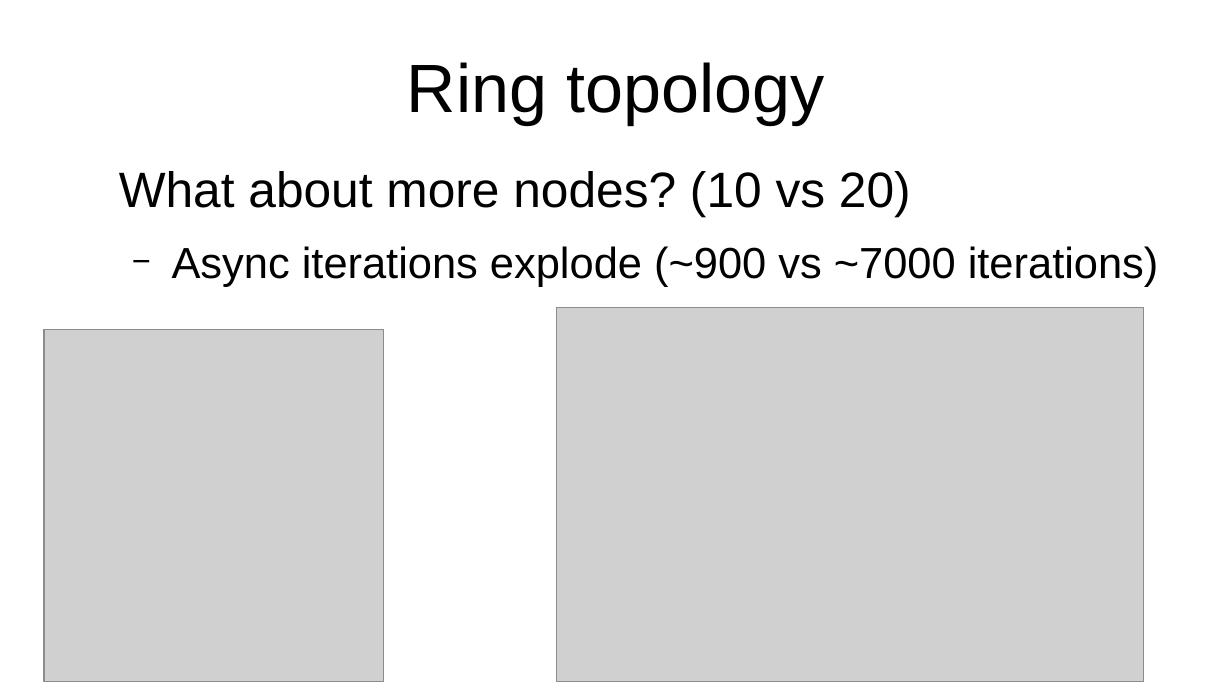
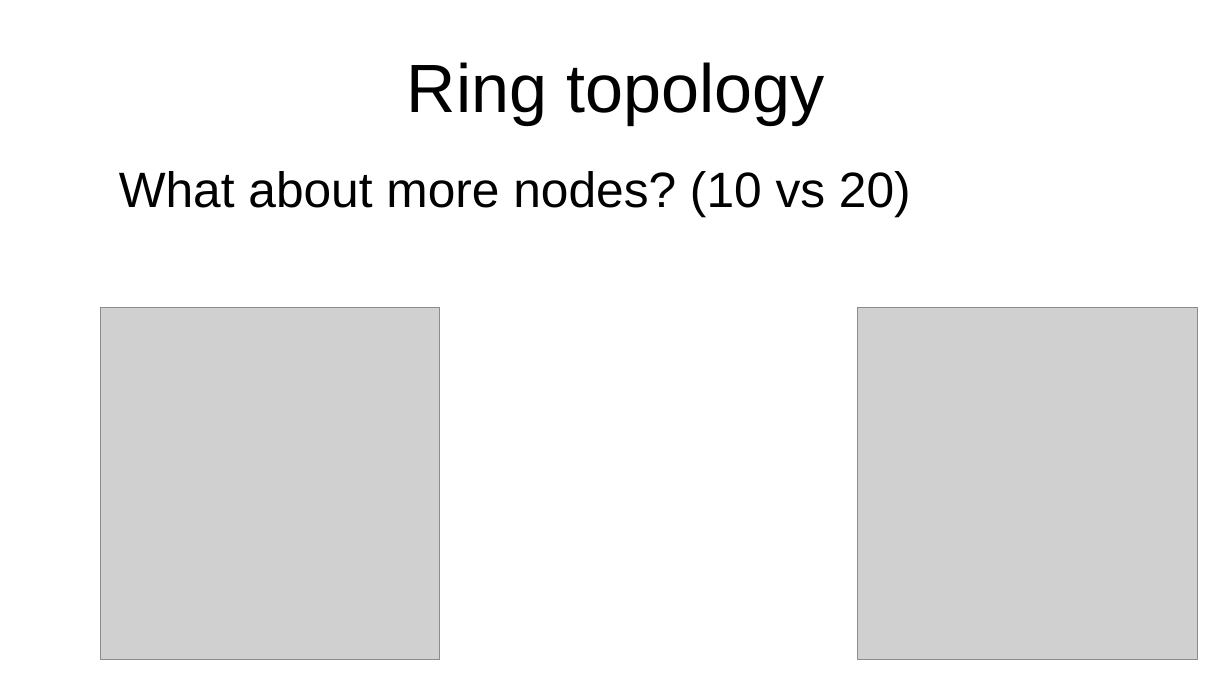
Before and after one commit to MortenMunk/PE-capstone, a slide deck: slide 8 of presentation.odp (slide 5 before the commit). Drawn at 1232x693 pixels with LibreOffice and Linux fonts; fonts in the diff are those of the drawing; grey boxes stand for pictures. Boxes give left, top, right and bottom in pixels: in the first picture for what was removed or moved away, otherwise in the second. Text is boxed around its words. In the diff, an @@ line names an element or a change of style, - is before the commit and + after.

```diff
--- a/presentation.odp
+++ b/presentation.odp
@@ text at (172, 246, 1159, 287): paragraph removed @@
-  − Async iterations explode (~900 vs ~7000 iterations)
@@ picture: place and size @@
-picture at (44, 330, 383, 682)
+picture at (101, 309, 440, 661)
@@ picture: place and size @@
-picture at (557, 307, 1144, 682)
+picture at (859, 309, 1198, 661)
```
Also in this commit, not shown: 4 other slides changed, 6 slides added, 2 slides removed, 6 other files.
